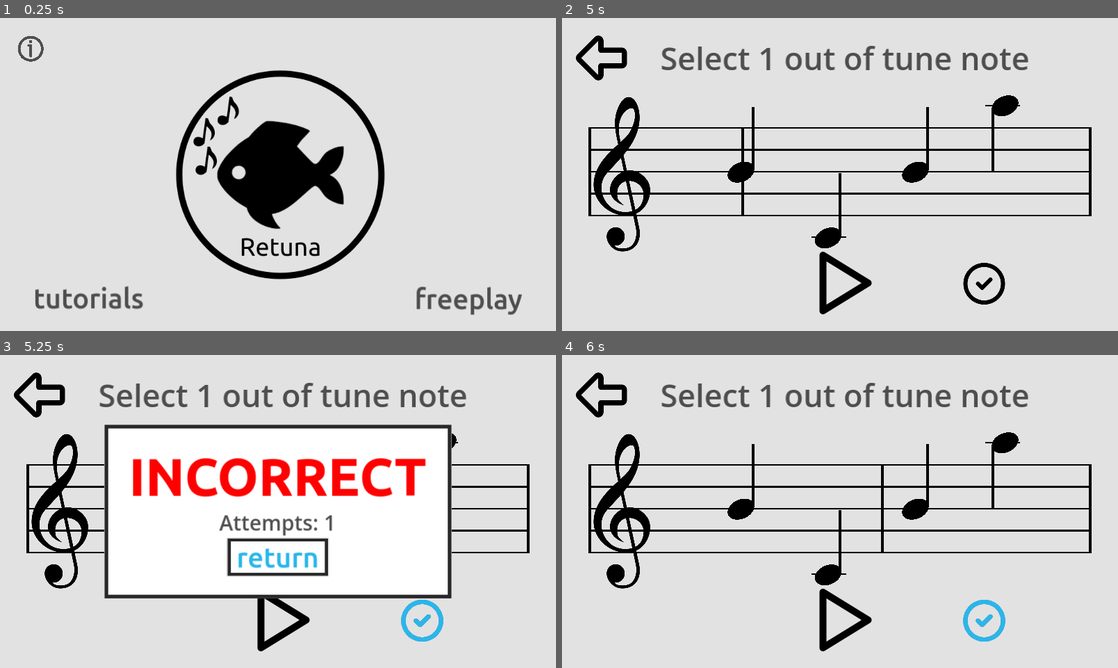
Above: before the commit, frames 1-4 (two rows, left to right).
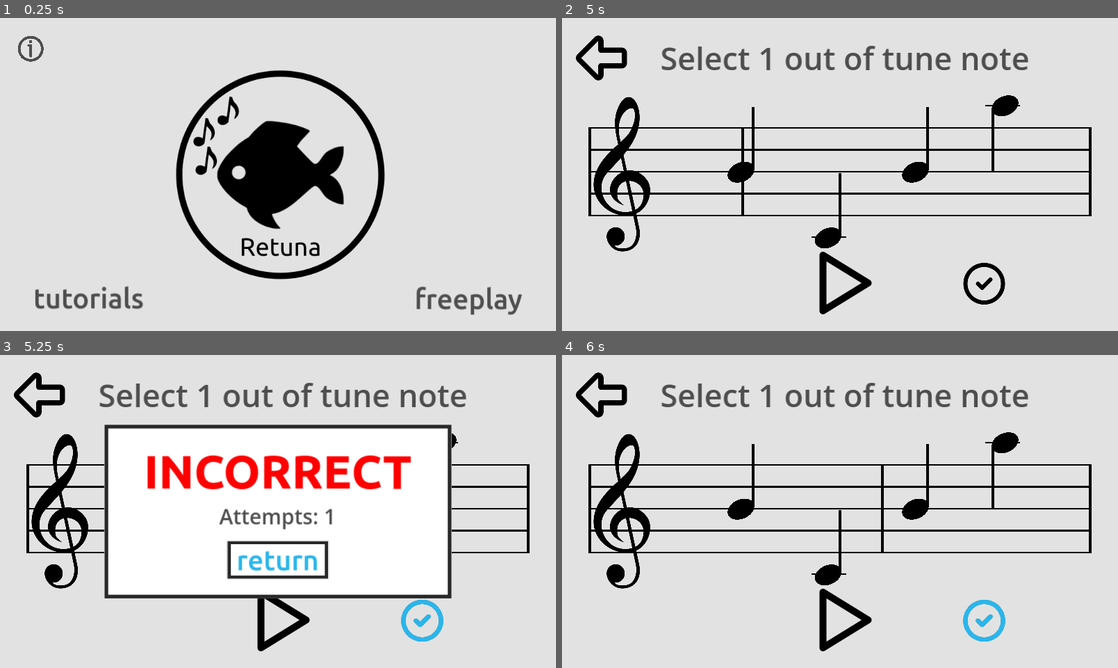
Above: after the commit, the same moments.

Repository: Sniggiho/COMP225-Reluna
Game: Godot game, scene res://Scenes/MainMenu/menuScreen.tscn
Same seed, same stepped clock (60 frames per second), same inputs: the game is played once before the commit and once after it.
Inputs (mouse positions are in pixels of both pictures, inside the frame that each line leads up to):
- Up to frame 1 (0.25 s): no input
- Up to frame 2 (5 s): click "freeplay" at 0.5 s; click (1073, 68) at 1.25 s; click (739, 193) at 2.02 s; click (600, 58) at 2.75 s; tap Enter (ui_accept) at 3.5, 3.77, 4.52 s; move the mouse to (712, 183) at 3.52 s; hold Right (ui_right) 3.53-4.28 s; hold Space (play) 3.53-4.28 s; move the mouse to (712, 221) at 4.27 s; hold Down (ui_down) from 4.28 s (still down); tap Space (play) at 4.35 s
- Up to frame 3 (5.25 s): release Down (ui_down) at 5 s; click (422, 621) at 5 s
- Up to frame 4 (6 s): click "return" at 5.75 s

Frames 1-2 are identical in both runs. In frame 3, 5.9% of the frame differs, in the area x 23-77%, y 32-72%; in frame 4, nothing differs.

Commit message:
added correct and incorrect sounds, fixed next button margins

Diff:
--- /dev/null
+++ b/Project/Scenes/GameScene/CorrectSound.gd
@@ -0,0 +1,9 @@
+extends AudioStreamPlayer
+
+
+func _ready():
+	var audioStream: AudioStreamMP3 = load("res://Piano WAVs/correctSound.mp3")
+	self.set_stream(audioStream)
+
+func playSound() -> void:
+	self.play()
--- a/Project/Scenes/GameScene/Feedback.gd
+++ b/Project/Scenes/GameScene/Feedback.gd
@@ -6,10 +6,10 @@
 ## to the next level
 
 ## return button
-@onready var _returnButton = $PanelContainer/CenterContainer/MarginContainer/VBoxContainer/HBoxContainer/ReturnButton
+@onready var _returnButton = $PanelContainer/CenterContainer/MarginContainer/VBoxContainer/MarginContainer/HBoxContainer/ReturnButton
 
 ## next button
-@onready var _nextButton = $PanelContainer/CenterContainer/MarginContainer/VBoxContainer/HBoxContainer/NextButton
+@onready var _nextButton = $PanelContainer/CenterContainer/MarginContainer/VBoxContainer/MarginContainer/HBoxContainer/NextButton
 
 ## controls button functionality of feedback screen
 ## "esc" allows for user to force quit and return to current level
--- /dev/null
+++ b/Project/Scenes/GameScene/IncorrectSound.gd
@@ -0,0 +1,8 @@
+extends AudioStreamPlayer
+
+func _ready():
+	var audioStream: AudioStreamMP3 = load("res://Piano WAVs/incorrectSound.mp3")
+	self.set_stream(audioStream)
+
+func playSound() -> void:
+	self.play()
--- a/Project/Scenes/GameScene/firstScene.tscn
+++ b/Project/Scenes/GameScene/firstScene.tscn
@@ -14,8 +14,10 @@
 [ext_resource type="Texture2D" uid="uid://cxbfhp8by63gd" path="res://RelunaIcons/hint.png" id="12_stwnp"]
 [ext_resource type="Texture2D" uid="uid://bojfpfwpd3vbg" path="res://RelunaIcons/hintHighlighted.png" id="13_t2esq"]
 [ext_resource type="Script" path="res://Scenes/GameScene/Feedback.gd" id="14_2v74r"]
+[ext_resource type="Script" path="res://Scenes/GameScene/CorrectSound.gd" id="15_dvoha"]
 [ext_resource type="Script" path="res://Scenes/GameScene/DisplayText.gd" id="15_eekbl"]
 [ext_resource type="Texture2D" uid="uid://bgcvedclm2g57" path="res://TempImage/confetti.png" id="16_f2omy"]
+[ext_resource type="Script" path="res://Scenes/GameScene/IncorrectSound.gd" id="16_x0eif"]
 
 [sub_resource type="Curve" id="Curve_mjbet"]
 min_value = -360.0
@@ -141,6 +143,7 @@
 [node name="VBoxContainer" type="VBoxContainer" parent="Feedback/PanelContainer/CenterContainer/MarginContainer"]
 layout_mode = 2
 focus_mode = 2
+theme_override_constants/separation = 10
 alignment = 1
 
 [node name="Correct" type="RichTextLabel" parent="Feedback/PanelContainer/CenterContainer/MarginContainer/VBoxContainer"]
@@ -160,6 +163,7 @@
 theme_type_variation = &"feedback"
 theme_override_colors/default_color = Color(1, 0, 0, 1)
 theme_override_colors/font_outline_color = Color(0, 0, 0, 0)
+theme_override_font_sizes/normal_font_size = 135
 bbcode_enabled = true
 text = "[center]INCORRECT"
 fit_content = true
@@ -177,24 +181,34 @@
 text = "[center]Attempts: 1"
 fit_content = true
 
-[node name="HBoxContainer" type="HBoxContainer" parent="Feedback/PanelContainer/CenterContainer/MarginContainer/VBoxContainer"]
+[node name="MarginContainer" type="MarginContainer" parent="Feedback/PanelContainer/CenterContainer/MarginContainer/VBoxContainer"]
+layout_mode = 2
+theme_override_constants/margin_top = 20
+
+[node name="HBoxContainer" type="HBoxContainer" parent="Feedback/PanelContainer/CenterContainer/MarginContainer/VBoxContainer/MarginContainer"]
 layout_mode = 2
 focus_mode = 2
 theme_override_constants/separation = 700
 alignment = 1
 
-[node name="ReturnButton" type="Button" parent="Feedback/PanelContainer/CenterContainer/MarginContainer/VBoxContainer/HBoxContainer"]
+[node name="ReturnButton" type="Button" parent="Feedback/PanelContainer/CenterContainer/MarginContainer/VBoxContainer/MarginContainer/HBoxContainer"]
 layout_mode = 2
 theme_type_variation = &"popupButtons"
 theme_override_colors/font_outline_color = Color(0, 0, 0, 0)
 text = " return "
 icon_alignment = 1
 
-[node name="NextButton" type="Button" parent="Feedback/PanelContainer/CenterContainer/MarginContainer/VBoxContainer/HBoxContainer"]
+[node name="NextButton" type="Button" parent="Feedback/PanelContainer/CenterContainer/MarginContainer/VBoxContainer/MarginContainer/HBoxContainer"]
 visible = false
 layout_mode = 2
 theme_type_variation = &"popupButtons"
 text = " next "
+
+[node name="CorrectSound" type="AudioStreamPlayer" parent="Feedback"]
+script = ExtResource("15_dvoha")
+
+[node name="IncorrectSound" type="AudioStreamPlayer" parent="Feedback"]
+script = ExtResource("16_x0eif")
 
 [node name="CenterContainer" type="CenterContainer" parent="."]
 offset_left = 15.0
@@ -323,6 +337,6 @@
 [connection signal="mouse_entered" from="CheckButton" to="CheckButton" method="_on_mouse_entered"]
 [connection signal="pressed" from="CheckButton" to="LevelManager" method="checkPlayerInput"]
 [connection signal="pressed" from="CheckButton" to="Feedback" method="_on_check_button_pressed"]
-[connection signal="pressed" from="Feedback/PanelContainer/CenterContainer/MarginContainer/VBoxContainer/HBoxContainer/ReturnButton" to="Feedback" method="_on_return_button_pressed"]
-[connection signal="pressed" from="Feedback/PanelContainer/CenterContainer/MarginContainer/VBoxContainer/HBoxContainer/NextButton" to="LevelManager" method="_reset"]
-[connection signal="pressed" from="Feedback/PanelContainer/CenterContainer/MarginContainer/VBoxContainer/HBoxContainer/NextButton" to="Feedback" method="_on_next_button_pressed"]
+[connection signal="pressed" from="Feedback/PanelContainer/CenterContainer/MarginContainer/VBoxContainer/MarginContainer/HBoxContainer/ReturnButton" to="Feedback" method="_on_return_button_pressed"]
+[connection signal="pressed" from="Feedback/PanelContainer/CenterContainer/MarginContainer/VBoxContainer/MarginContainer/HBoxContainer/NextButton" to="LevelManager" method="_reset"]
+[connection signal="pressed" from="Feedback/PanelContainer/CenterContainer/MarginContainer/VBoxContainer/MarginContainer/HBoxContainer/NextButton" to="Feedback" method="_on_next_button_pressed"]
--- a/Project/Scenes/LevelManager/LevelManager.gd
+++ b/Project/Scenes/LevelManager/LevelManager.gd
@@ -138,9 +138,12 @@
 	var confetti1 = get_parent().find_child('Confetti1')
 	var confetti2 = get_parent().find_child('Confetti2')
 	var confetti3 = get_parent().find_child('Confetti3')
+	var correctSound = get_parent().find_child("Feedback").find_child("CorrectSound")
+	var incorrectSound = get_parent().find_child("Feedback").find_child("IncorrectSound")
 
 	## if it is correct
 	if correct:
+		correctSound.playSound()
 		confetti1.emitting = true
 		confetti2.emitting = true
 		confetti3.emitting = true
@@ -157,6 +160,7 @@
 			GLevelData.completedTuts.append(GLevelData.currentTut)
 	## not correct
 	else:
+		incorrectSound.playSound()
 		attempts = attempts + 1
 		attemptText.text = "[center]Attempts: " + str(attempts)
 		print("Aw, you were incorrect :(")
Not shown, added: Project/Piano WAVs/correctSound.mp3.import
Not shown, added: Project/Piano WAVs/incorrectSound.mp3.import
Not shown: 1 places in Project/Scenes/GameScene/firstScene.tscn that only renumber resources
Not shown, changed: Project/.DS_Store
Not shown, added: Project/Piano WAVs/correctSound.mp3
Not shown, added: Project/Piano WAVs/incorrectSound.mp3
